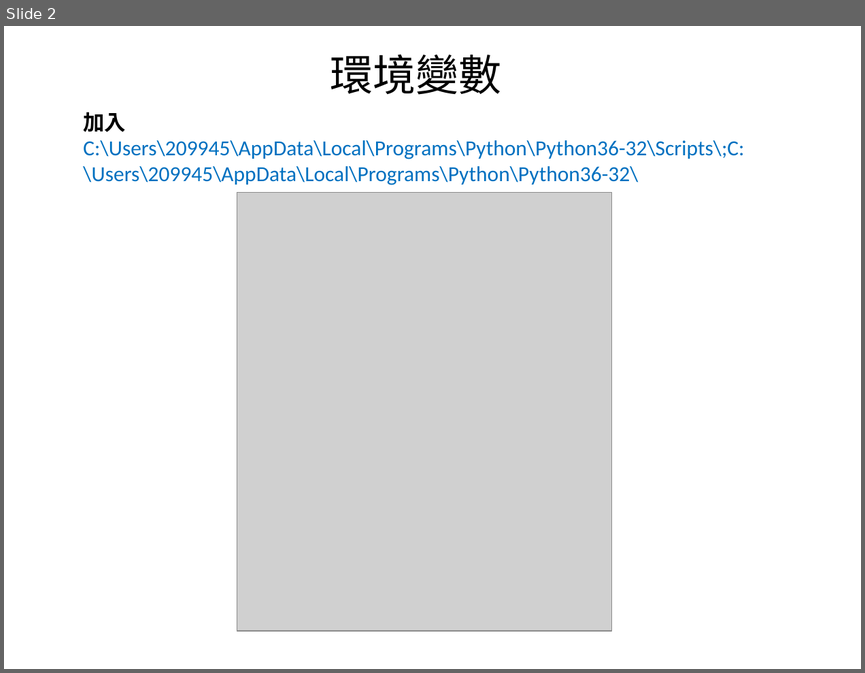
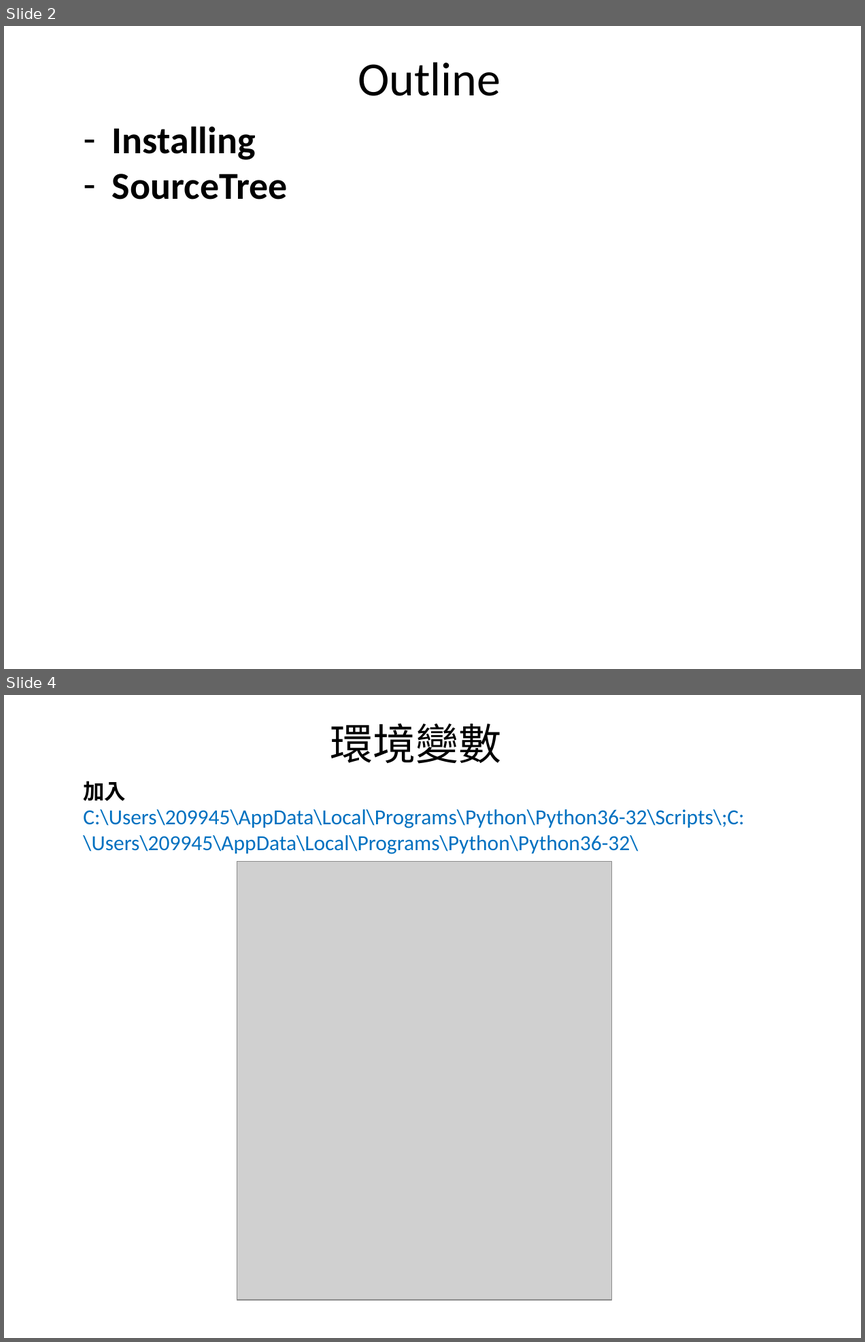
Before and after one commit to seiching/pythonclass, a slide deck: 0921_Class/Python安裝.ppt. Shown one above the other, each under a label of ours: slide 2 before the commit, slides 2 and 4 after it; the slides between them are not shown. The pictures are 865x673 and 865x1342 pixels, drawn with LibreOffice and Linux fonts; fonts in the diff are those of the drawing; grey boxes stand for pictures. Boxes give left, top, right and bottom in pixels: in the first picture for what was removed or moved away, otherwise in the second. Text is boxed around its words. In the diff, an @@ line names an element or a change of style, - is before the commit and + after.

```diff
--- a/0921_Class/Python安裝.ppt
+++ b/0921_Class/Python安裝.ppt
@@ slide 2 added at (4, 26, 861, 669), background #FFFFFF @@
@@ text added at (358, 62, 500, 96), 40 pt, text #000000 @@
+Outline
@@ text added at (112, 126, 288, 199), 32 pt, text #000000, bold @@
+– Installing
+– SourceTree
@@ what was slide 2 is now slide 4 @@
```
Also in this commit, not shown: 2 slides changed, 4 other slides added, 7 slides removed.
